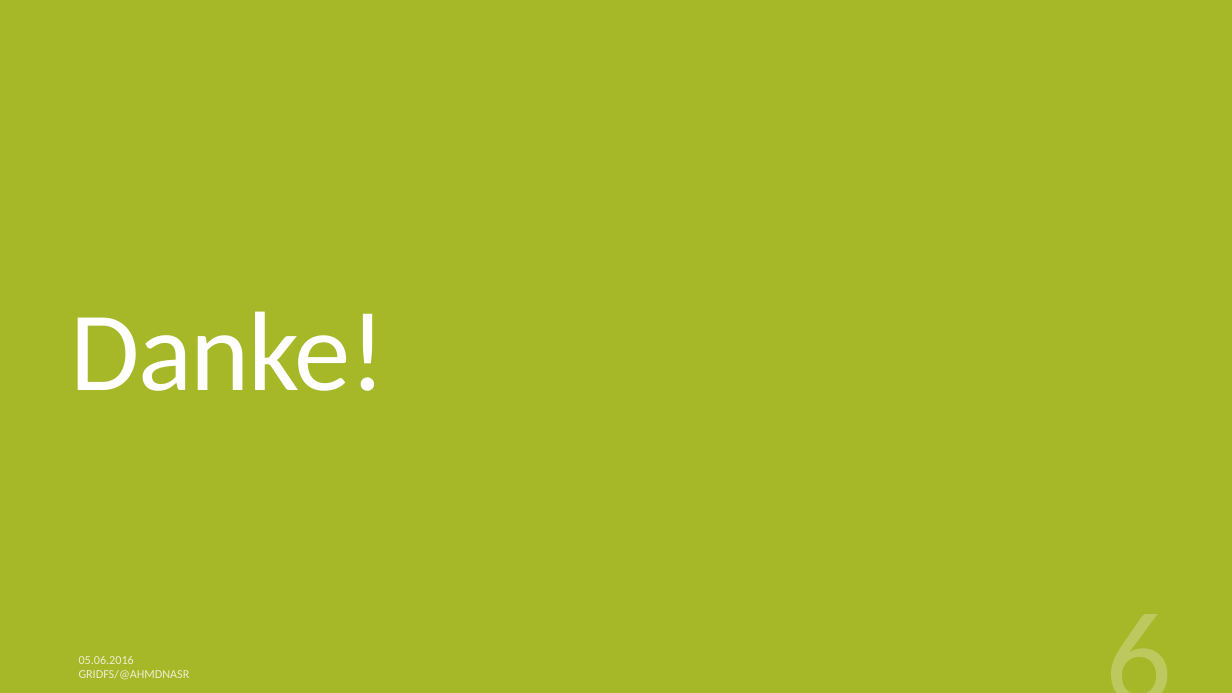
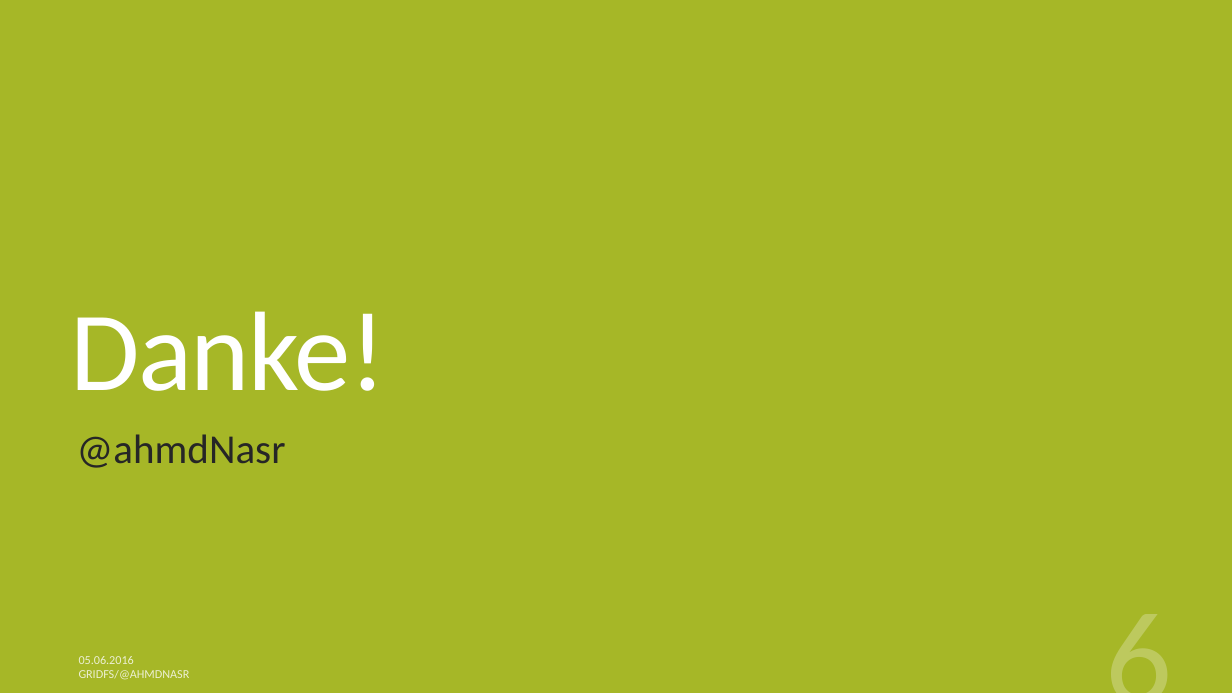
Before and after one commit to ahmdNasr/gridfs_presentation, a slide deck: slide 6 of GridFS.pptx. Drawn at 1232x693 pixels with LibreOffice and Linux fonts; fonts in the diff are those of the drawing. Boxes give left, top, right and bottom in pixels: in the first picture for what was removed or moved away, otherwise in the second. Text is boxed around its words. In the diff, an @@ line names an element or a change of style, - is before the commit and + after.

Commit message:
modified 'Danke!' page

```diff
--- a/GridFS.pptx
+++ b/GridFS.pptx
@@ subtitle added at bbox=[77, 434, 286, 468], 32 pt, text #262626 @@
+@ahmdNasr
```
